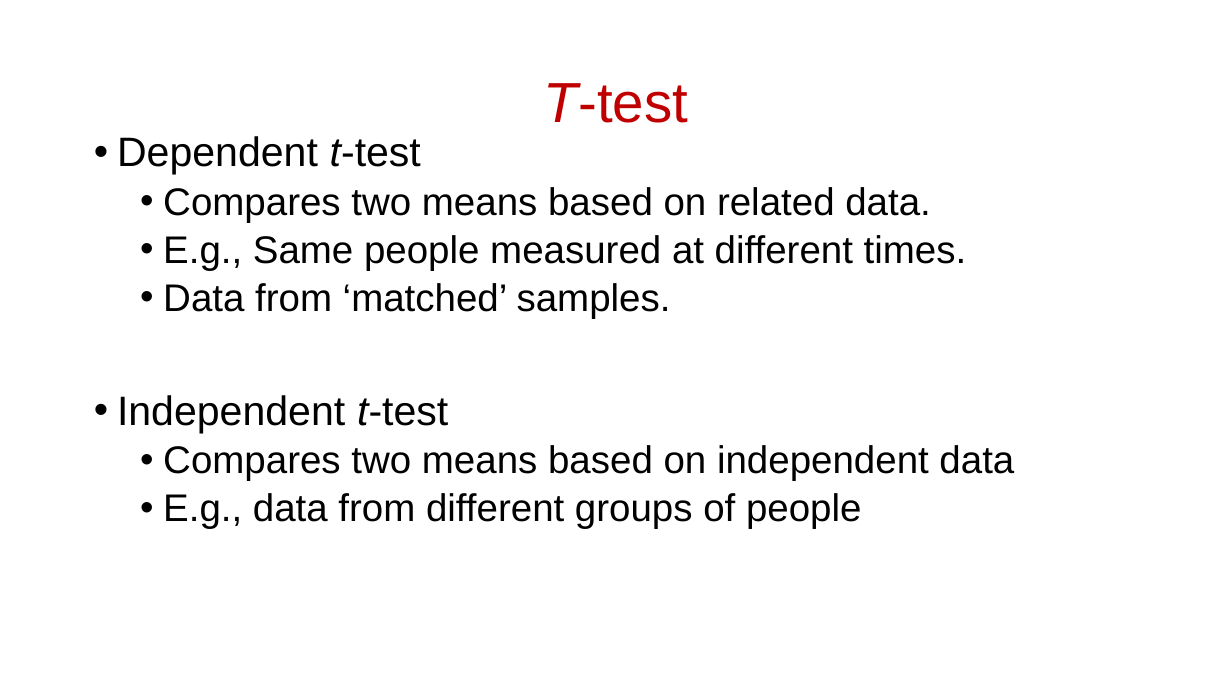
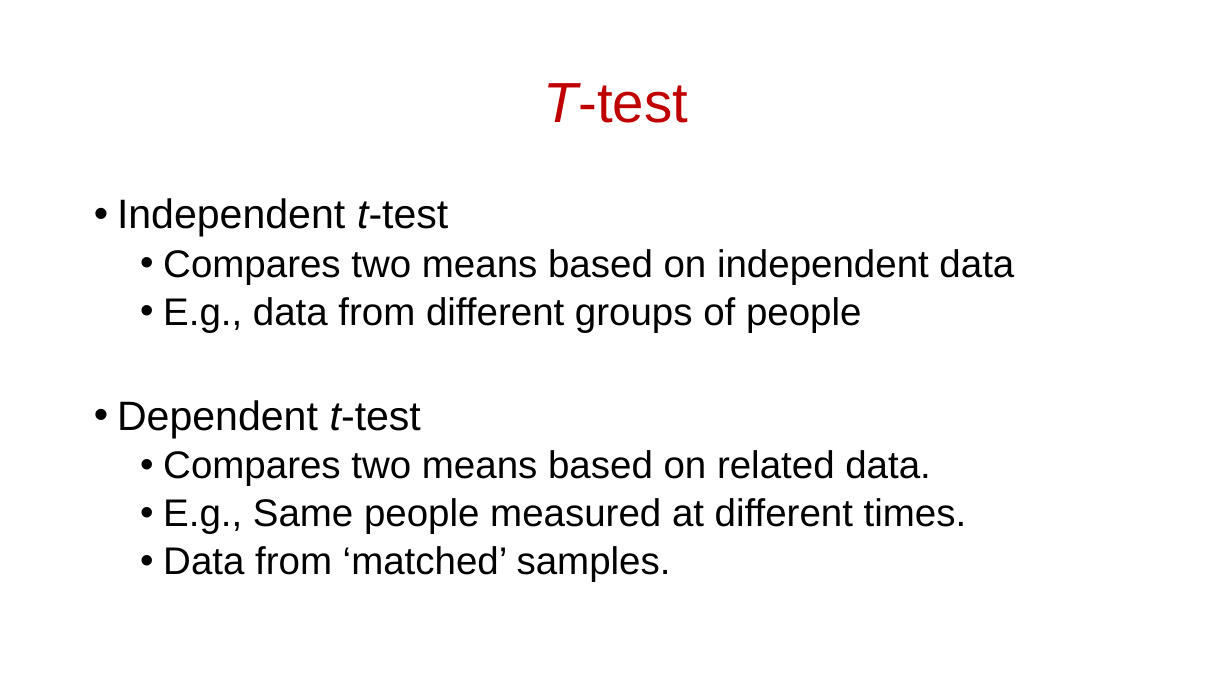
Before and after one commit to scream104/psych596, a slide deck: slide 4 of lecture-slides_upload/lecture/08_Statistical Methods_Comparing Two Groups.pptx. Drawn at 1232x693 pixels with LibreOffice and Linux fonts; fonts in the diff are those of the drawing. Boxes give left, top, right and bottom in pixels: in the first picture for what was removed or moved away, otherwise in the second. Text is boxed around its words. In the diff, an @@ line names an element or a change of style, - is before the commit and + after.

```diff
--- a/lecture-slides_upload/lecture/08_Statistical Methods_Comparing Two Groups.pptx
+++ b/lecture-slides_upload/lecture/08_Statistical Methods_Comparing Two Groups.pptx
@@ text at [117, 198, 1014, 333]: paragraphs added @@
+• Independent t-test
+  • Compares two means based on independent data
+  • E.g., data from different groups of people
@@ text at [117, 395, 1014, 529]: paragraphs removed @@
-• Independent t-test
-  • Compares two means based on independent data
-  • E.g., data from different groups of people
```
Also in this commit, not shown: 6 other slides changed, 3 slides added, 4 other files.
